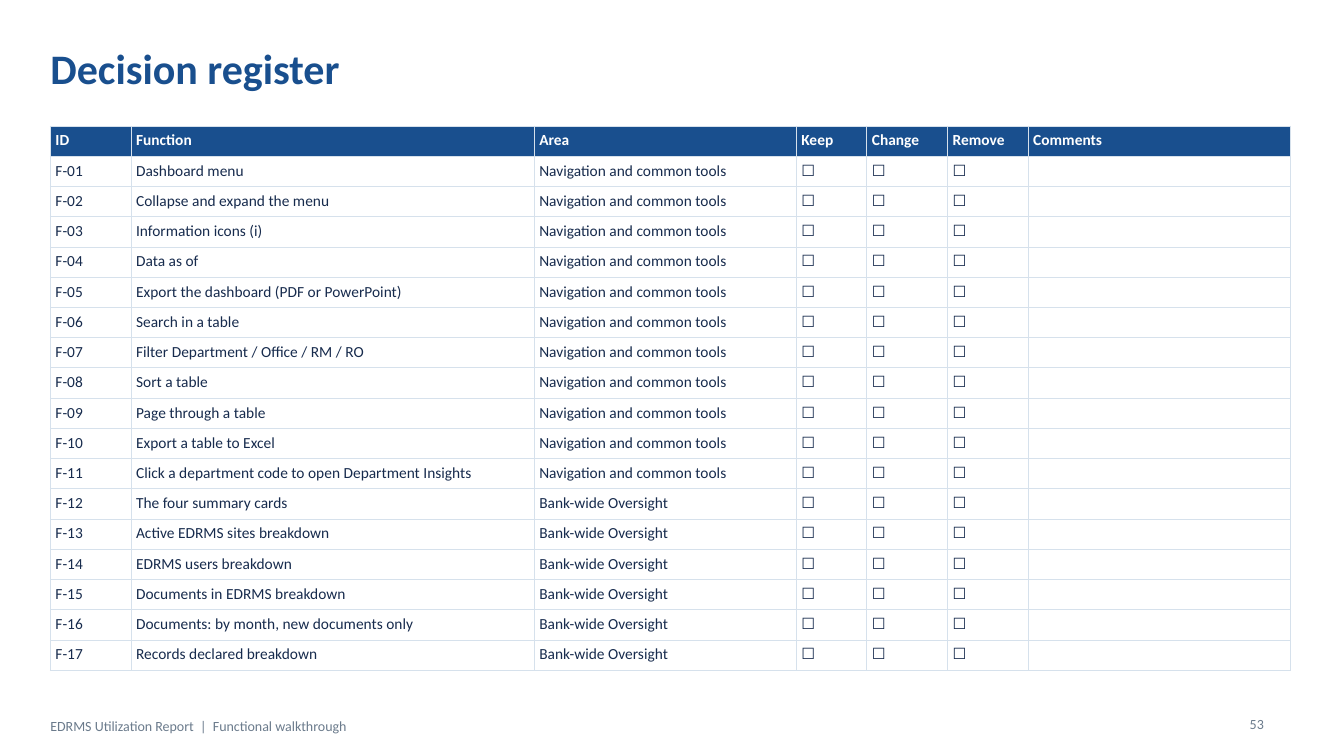
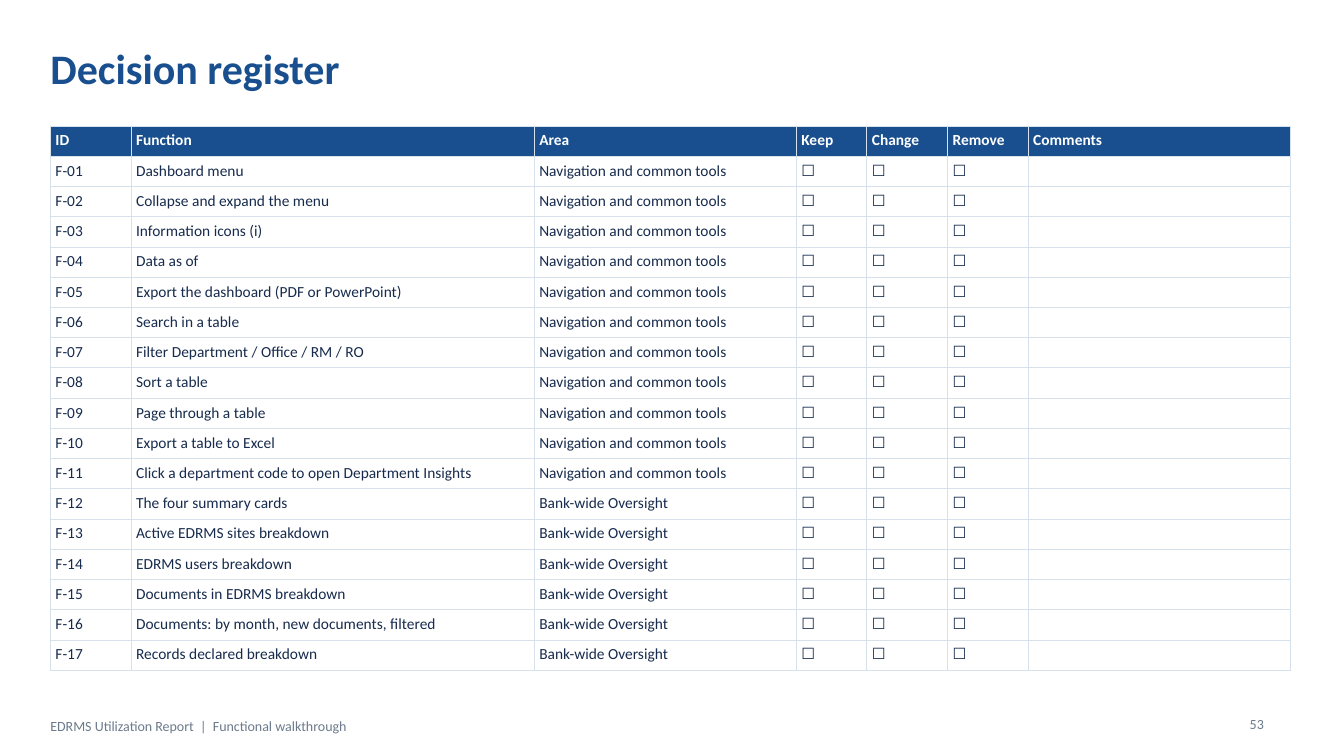
Before and after one commit to perezfiles01-droid/Jim, a slide deck: slide 53 of presentations/EDRMS_Utilization_Report_Walkthrough.pptx. Drawn at 1344x756 pixels with LibreOffice and Linux fonts; fonts in the diff are those of the drawing. Boxes give left, top, right and bottom in pixels: in the first picture for what was removed or moved away, otherwise in the second. Text is boxed around its words. In the diff, an @@ line names an element or a change of style, - is before the commit and + after.

```diff
--- a/presentations/EDRMS_Utilization_Report_Walkthrough.pptx
+++ b/presentations/EDRMS_Utilization_Report_Walkthrough.pptx
@@ table at <box>50,126,1291,666</box> @@
-row 17, column 2: Documents: by month, new documents only
+row 17, column 2: Documents: by month, new documents, filtered
```
Also in this commit, not shown: 4 other slides changed, 14 other files.
